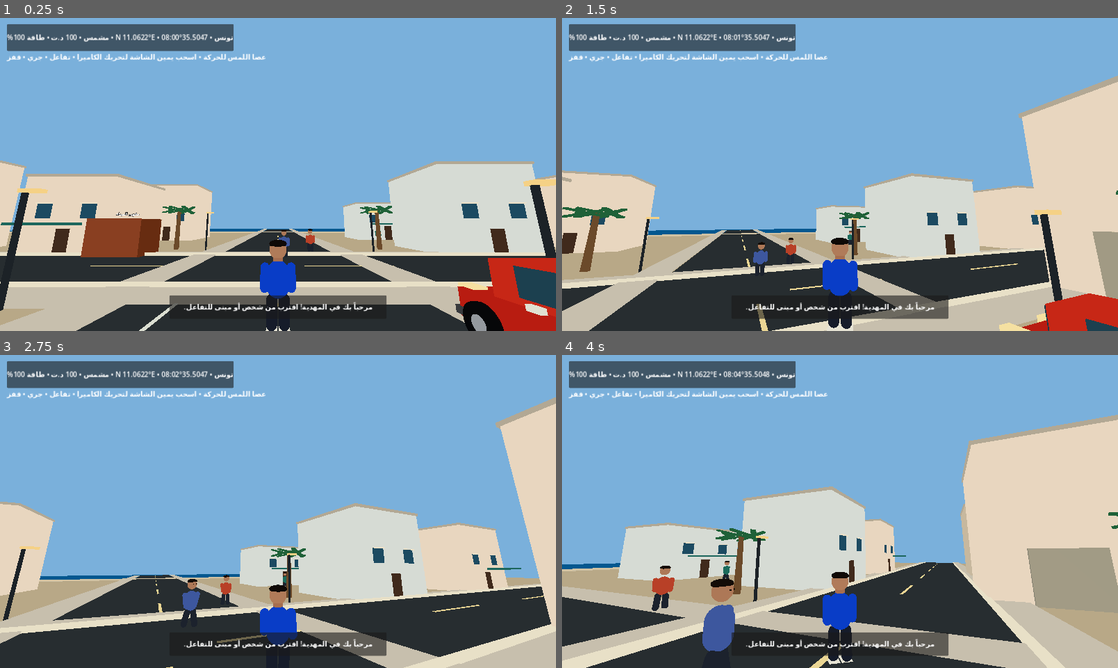
Above: before the commit, frames 1-4 (two rows, left to right).
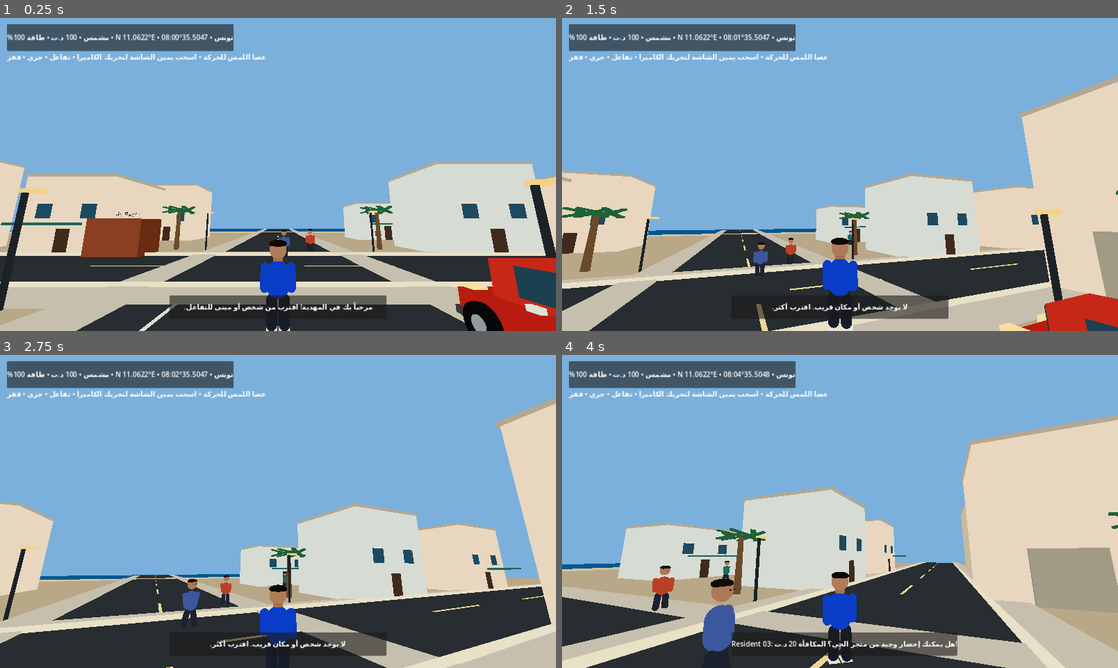
Above: after the commit, the same moments.

Repository: stevennpllk-crypto/REAL-LIFE-MAHDIA
Game: Godot game, scene res://scenes/Main.tscn
The game is run twice, just before and just after one commit, with the same random seed, the same clock (stepped at 60 frames per second) and the same inputs.
Inputs (mouse positions are in pixels of both pictures, inside the frame that each line leads up to):
- Up to frame 1 (0.25 s): no input
- Up to frame 2 (1.5 s): tap Enter at 0.5 s; move the mouse to (867, 174) at 0.52 s; hold W (move_forward) from 0.53 s (still down); tap E (interact) at 0.6 s; tap Space (jump) at 0.77 s; move the mouse to (812, 174) at 1.27 s; tap Shift (run) at 1.35 s
- Up to frame 3 (2.75 s): keep holding W (move_forward); tap Space (jump) at 1.52 s; move the mouse to (289, 505) at 2.02 s; tap E (interact) at 2.1 s
- Up to frame 4 (4 s): keep holding W (move_forward); move the mouse to (834, 517) at 2.77 s; tap Shift (run) at 2.85 s; tap Space (jump) at 3.02, 3.77 s; move the mouse to (878, 514) at 3.52 s; tap E (interact) at 3.6 s

The runs differ from the first frame. In frame 2, 0.4% of the frame differs, in the area x 33-67%, y 90-94%; in frame 3, 0.4%; in frame 4, 0.6%, in the area x 30-72%, y 89-97%.
Error before the commit: Invalid access to property or key 'message_changed' on a base object of type 'Nil'. (res://scripts/main.gd:277)

Commit message:
Fix startup dependency order before HUD initialization

Diff:
--- a/scripts/main.gd
+++ b/scripts/main.gd
@@ -31,6 +31,7 @@
 	# Bring up a playable camera and HUD before constructing decorative city blocks.
 	# This guarantees that even a slow phone can present a real game frame quickly.
 	_spawn_player()
+	_setup_systems()
 	_build_hud()
 	print("MAHDIA_PLAYER_READY")
 	await get_tree().process_frame
@@ -38,7 +39,6 @@
 	print("MAHDIA_TOWN_READY")
 	_spawn_residents()
 	_spawn_vehicle()
-	_setup_systems()
 	print("MAHDIA_WORLD_READY")
 
 func _material(color: Color, roughness := 0.88) -> StandardMaterial3D:
